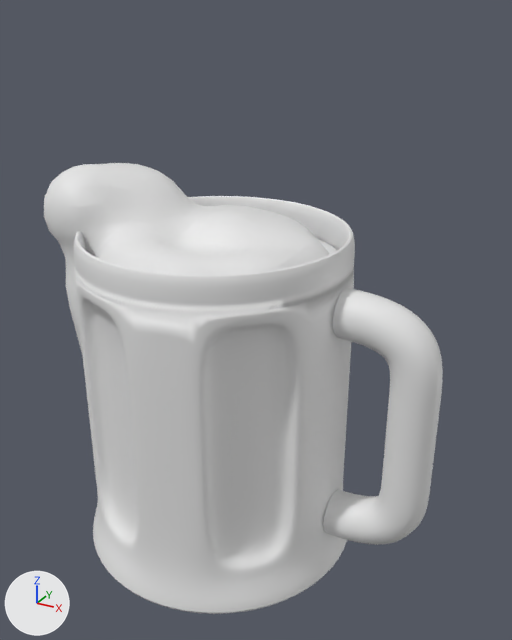
One commit to the Blender file Swords and Sails/Beer mug.blend: the scene before it, then after it.
Both versions are drawn from a camera (50 mm lens) standing at (2.57, -4.07, 2.66) and looking at (0.28, 0.08, 0.59). The lights are fixed; the arrows at lower left show +X, +Y and +Z.

The scene before the commit, as lines of its bpy script (objects in view):
```python
ob_cylinder = bpy.data.objects.new('Cylinder', me_cylinder_004)
ob_cylinder.location = (0.0, 0.0, 0.0)
ob_cylinder.rotation_euler = (0.0, 0.0, 3.53)  # degrees (0, 0, 202)
ob_mball_022 = bpy.data.objects.new('Mball.022', me_mesh)
ob_mball_022.location = (0.05, 0.133, 1.024)
ob_mball_022.scale = (0.281, 0.281, 0.281)
ob_nurbspath = bpy.data.objects.new('NurbsPath', cu_nurbspath)
ob_nurbspath.location = (1.36, 0.001, 0.0)
ob_nurbspath.rotation_euler = (0.0, 1.571, 0.0)  # degrees (0, 90, 0)
```
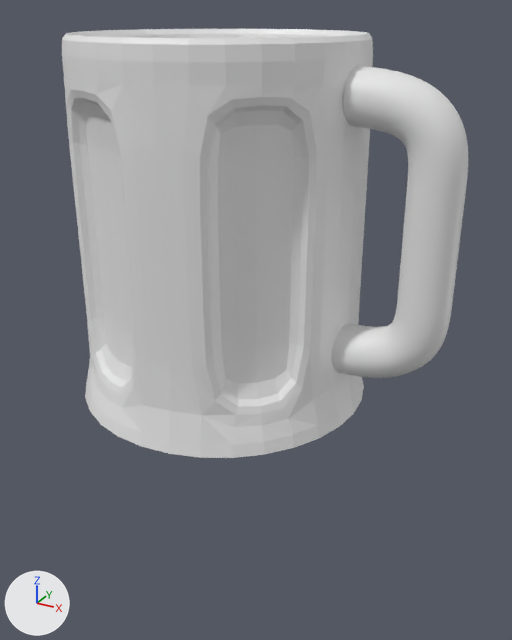
Location of each change, [x1, y1, x2, y2] in pixels of the pictures (512 x 640 px):
'Main ', added
    after: [62, 29, 373, 458]
'Cylinder', hidden
    before: [74, 196, 355, 614]
'NurbsPath', reshaped (14% wider, 21% taller)
    before: [323, 288, 443, 545]
    after: [331, 66, 468, 378]
'Mball.022', hidden
    before: [44, 163, 330, 352]

The change, as a list of edits to the scene's bpy script:
```text
Add me_cylinder_005_1:
    me_cylinder_005_1.from_pydata(...)  # 1664 vertices, 1635 faces; spans x -1.06..1.06, y -1.06..1.06, z 0.16..2.68
Change cu_nurbspath:
    where _sp = cu_nurbspath.splines.new('NURBS'); _sp.points.add(6)
    remove _sp.points.foreach_set('co', [-0.814, 0.0, -0.378, 1.0, -0.814, 0.0, 0.155, 1.0, -0.407, 0.0, 0.155, 1.0, 0.0, 0.0, 0.155, 1.0, 0.407, 0.0, 0.155, 1.0, 0.814, 0.0, 0.155, 1.0, 0.814, 0.0, -0.378, 1.0])
    add _sp.points.foreach_set('co', [-2.187, 0.0, -0.378, 1.0, -2.187, 0.0, 0.155, 1.0, -1.78, 0.0, 0.155, 1.0, -1.374, 0.0, 0.155, 1.0, -0.967, 0.0, 0.155, 1.0, -0.56, 0.0, 0.155, 1.0, -0.56, 0.0, -0.378, 1.0])
    where _sp = cu_nurbspath.splines.new('NURBS'); _sp.points.add(0)
    remove _sp.points.foreach_set('co', [-0.814, 0.0, -0.378, 1.0])
    add _sp.points.foreach_set('co', [-2.187, 0.0, -0.378, 1.0])
    where _sp = cu_nurbspath.splines.new('NURBS'); _sp.points.add(0)
    remove _sp.points.foreach_set('co', [0.814, 0.0, -0.378, 1.0])
    add _sp.points.foreach_set('co', [-0.56, 0.0, -0.378, 1.0])
Change ob_cylinder:
    add ob_cylinder.hide_set(True)
Change ob_mball_022:
    add ob_mball_022.hide_set(True)
Add ob_main:
    ob_main = bpy.data.objects.new('Main ', me_cylinder_005_1)
    ob_main.location = (0.024, 0.056, -0.155)
    ob_main.rotation_euler = (0.0, 0.0, 3.53)  # degrees (0, 0, 202)
```
